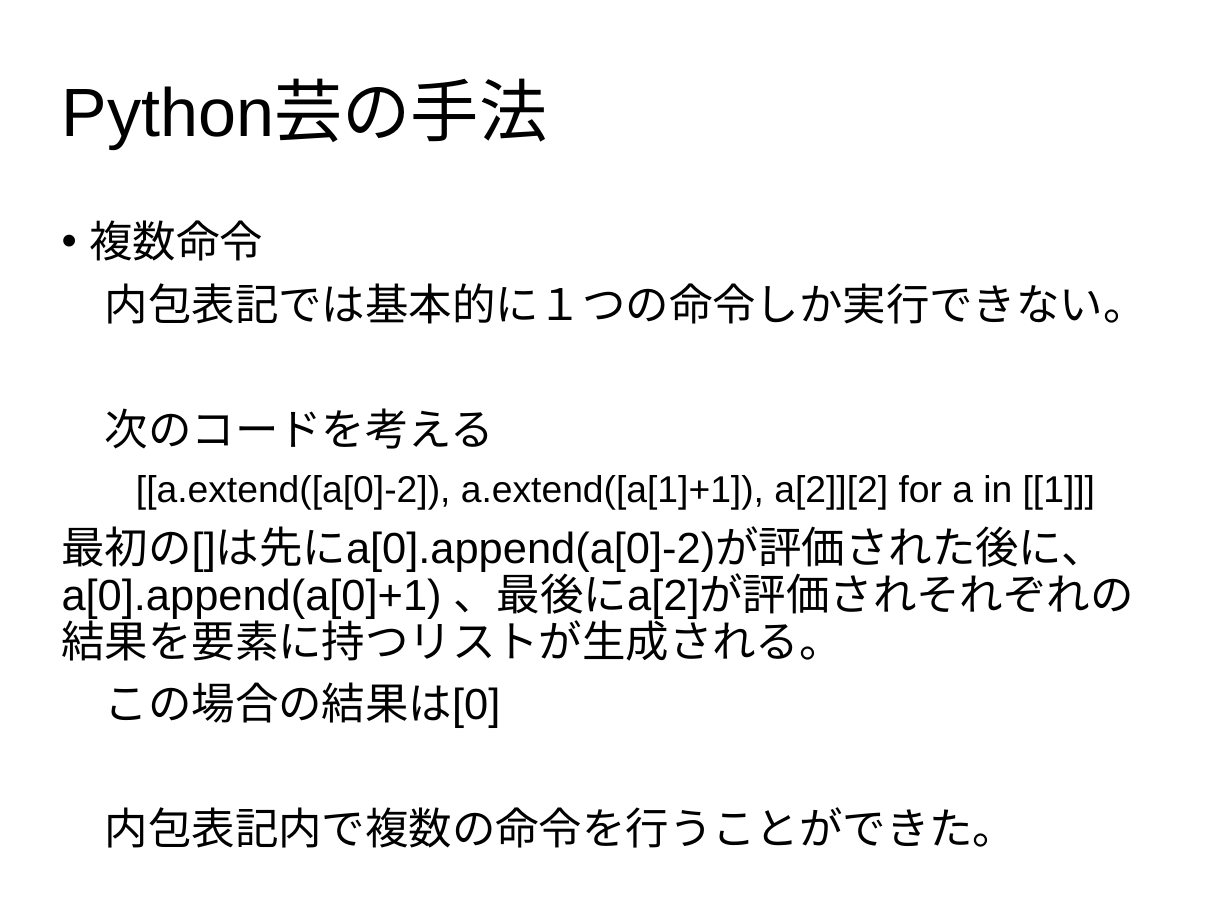
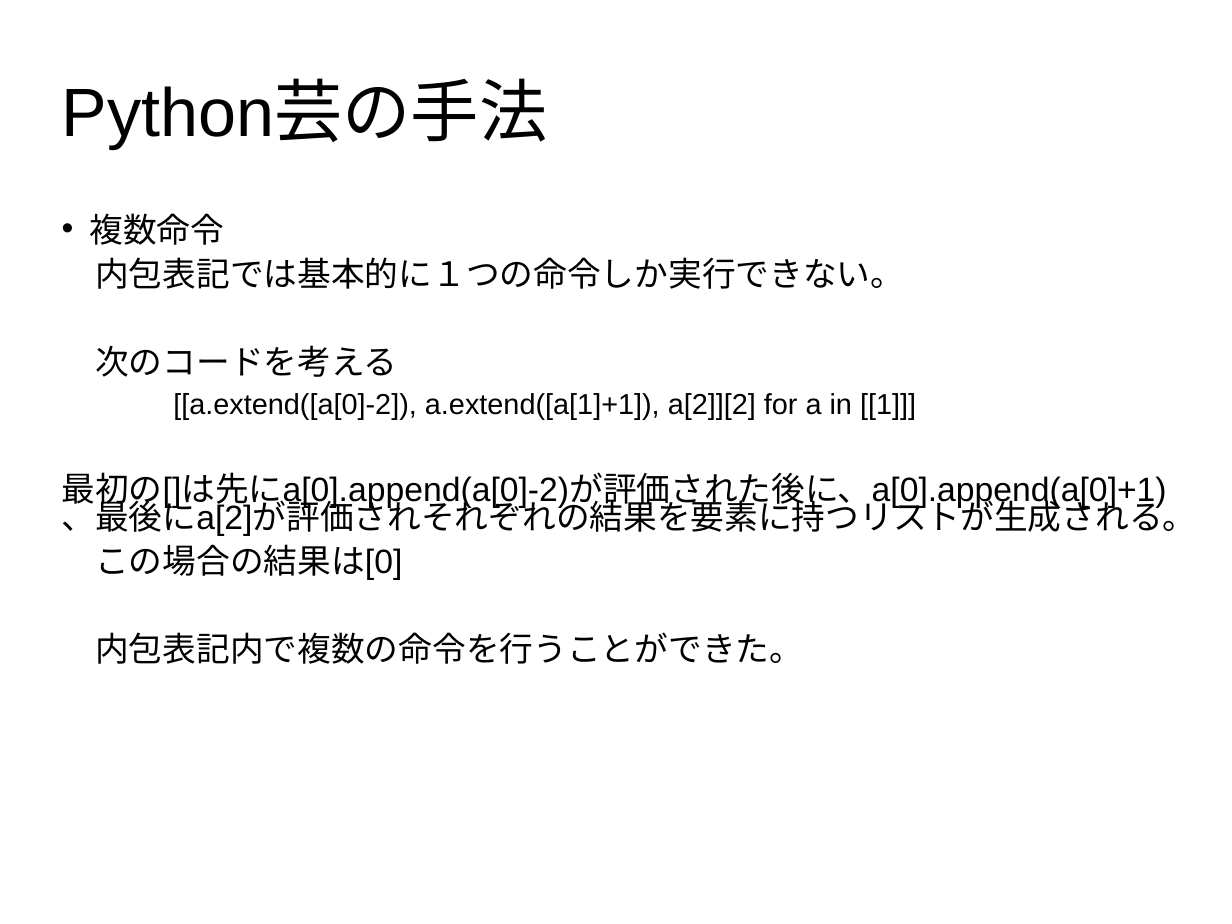
Before and after one commit to oumugai/siryou, a slide deck: slide 14 of 内包表記.pptx. Drawn at 1232x924 pixels with LibreOffice and Linux fonts; fonts in the diff are those of the drawing; background and template pictures are left out. Boxes give left, top, right and bottom in pixels: in the first picture for what was removed or moved away, otherwise in the second. Text is boxed around its words. In the diff, an @@ line names an element or a change of style, - is before the commit and + after.

```diff
--- a/内包表記.pptx
+++ b/内包表記.pptx
@@ text "複数命令" at (62, 213, 1197, 664): size 28 to 21.7 pt in "複数命令", "内包表記では基本的に１つの命令しか実行できない。", "次のコードを考える", "最初の[]は先にa[0].append(a[0]-2)が評価された後に、a[0].append(a[0]+1) 、最後に ..." and 2 more places; size 24 to 18.6 pt in "[[a.extend([a[0]-2]), a.extend([a[1]+1]), a[2]][2] for a in  ..."; line spacing 0.9 to 0.7; alignment centre to left @@
```
Also in this commit, not shown: 6 other slides changed.
